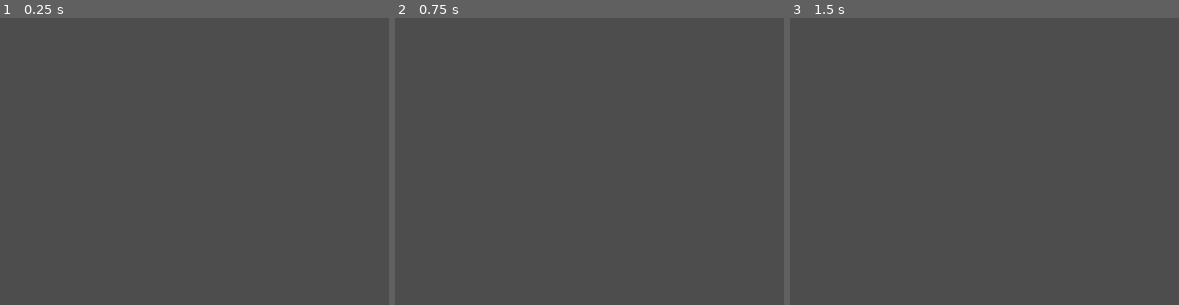
Above: before the commit, frames 1-3 (left to right).
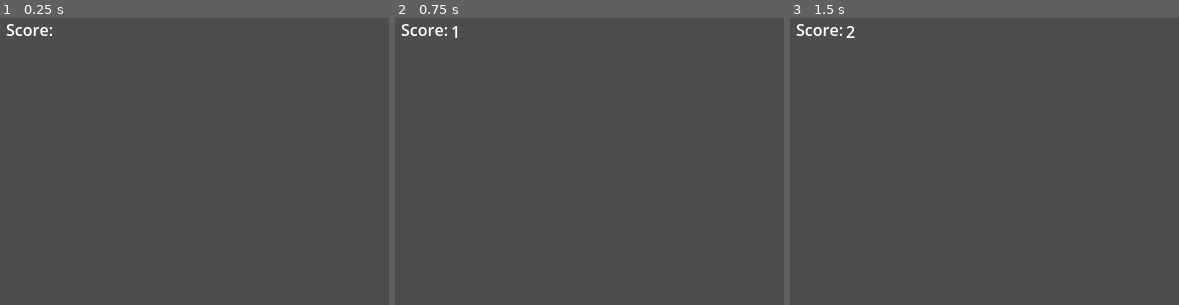
Above: after the commit, the same moments.

Repository: beki-github/speed-click
Game: Godot game, scene res://scenes/game.tscn
The game is run twice, just before and just after one commit, with the same random seed, the same clock (stepped at 60 frames per second) and the same inputs. The engine's default icon, where the game draws it, is replaced by a stand-in: a white triangle on a blue panel in a dark square.
Inputs (mouse positions are % of the whole screen's width and height, from its top left):
- Up to frame 1 (0.25 s): no input
- Up to frame 2 (0.75 s): tap Enter at 0.5 s; move the mouse to (95, 93) at 0.52 s
- Up to frame 3 (1.5 s): tap Space at 1.25 s; move the mouse to (82, 28) at 1.27 s
The pictures show only the part of the screen within x 0-50%, y 0-50%; the shares and areas given below are measured in that part.

The runs differ from the first frame. In frame 1, 0.2% of the frame differs, in the area x 1-14%, y 2-7%; in frame 2, 0.2%; in frame 3, 0.3%, in the area x 1-17%, y 2-7%.

Commit message:
added score bar for now

Diff:
--- a/scenes/game.tscn
+++ b/scenes/game.tscn
@@ -8,3 +8,16 @@
 
 [node name="Camera2D" type="Camera2D" parent="." unique_id=1537942329]
 position = Vector2(-6, 4)
+
+[node name="Label" type="Label" parent="Camera2D" unique_id=1223193578]
+offset_left = -380.0
+offset_top = -290.0
+offset_right = -328.0
+offset_bottom = -267.0
+text = "Score: "
+
+[node name="Score" type="Label" parent="Camera2D" unique_id=1559126929]
+offset_left = -330.0
+offset_top = -288.0
+offset_right = -290.0
+offset_bottom = -265.0
--- a/scripts/game.gd
+++ b/scripts/game.gd
@@ -3,6 +3,8 @@
 var circle_node = preload("res://scenes/circle.tscn")
 
 var rng=RandomNumberGenerator.new()
+
+var score = 0
 
 func _ready() -> void:
 	spawn_circle()
@@ -14,6 +16,8 @@
 	add_child(new_circle)
 
 func _on_circle_cleared():
+	score += 1
+	get_node("Camera2D/Score").text = str(score)
 	spawn_circle()
 
 func _process(_delta: float) -> void:
